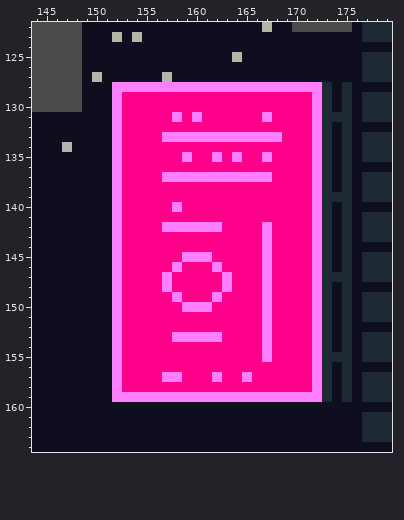
Two states of a pixel-art file, assets/test/test.aseprite. This is how it looked before the edit.
192x200 pixels, 1 frame. Colours within 5 levels of each other are drawn and written as one. Shown: x 144..179, y 122..164.
New version:
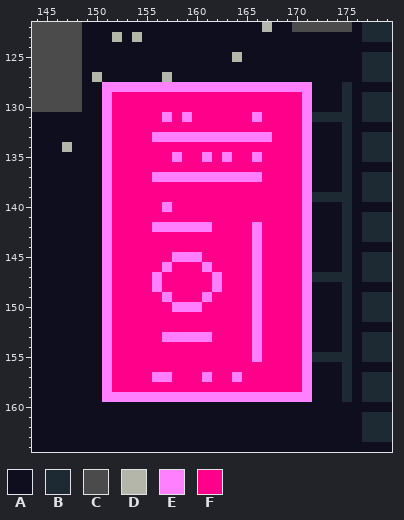
Palette (. is transparent): A #0e0e1e  B #1d2933  C #4b4b4b  D #b4b6aa  E #ff80ff  F #ff008a
The edit:
@@ x 144..179 @@
 127 CCCCCADAAAAAADAAAAAAAAAAAAAAAAAAABBB
-128 CCCCCAAAEEEEEEEEEEEEEEEEEEEEEBABAAAA
-129 CCCCCAAAEFFFFFFFFFFFFFFFFFFFEBABABBB
-130 CCCCCAAAEFFFFFFFFFFFFFFFFFFFEBABABBB
-131 AAAAAAAAEFFFFFEFEFFFFFFEFFFFEBBBABBB
-132 AAAAAAAAEFFFFFFFFFFFFFFFFFFFEBABAAAA
-133 AAAAAAAAEFFFFEEEEEEEEEEEEFFFEBABABBB
-134 AAADAAAAEFFFFFFFFFFFFFFFFFFFEBABABBB
-135 AAAAAAAAEFFFFFFEFFEFEFFEFFFFEBABABBB
-136 AAAAAAAAEFFFFFFFFFFFFFFFFFFFEBABAAAA
-137 AAAAAAAAEFFFFEEEEEEEEEEEFFFFEBABABBB
-138 AAAAAAAAEFFFFFFFFFFFFFFFFFFFEBABABBB
-139 AAAAAAAAEFFFFFFFFFFFFFFFFFFFEBBBABBB
-140 AAAAAAAAEFFFFFEFFFFFFFFFFFFFEBABAAAA
-141 AAAAAAAAEFFFFFFFFFFFFFFFFFFFEBABABBB
-142 AAAAAAAAEFFFFEEEEEEFFFFEFFFFEBABABBB
-143 AAAAAAAAEFFFFFFFFFFFFFFEFFFFEBABABBB
-144 AAAAAAAAEFFFFFFFFFFFFFFEFFFFEBABAAAA
-145 AAAAAAAAEFFFFFFEEEFFFFFEFFFFEBABABBB
-146 AAAAAAAAEFFFFFEFFFEFFFFEFFFFEBABABBB
-147 AAAAAAAAEFFFFEFFFFFEFFFEFFFFEBBBABBB
-148 AAAAAAAAEFFFFEFFFFFEFFFEFFFFEBABAAAA
-149 AAAAAAAAEFFFFFEFFFEFFFFEFFFFEBABABBB
-150 AAAAAAAAEFFFFFFEEEFFFFFEFFFFEBABABBB
-151 AAAAAAAAEFFFFFFFFFFFFFFEFFFFEBABABBB
-152 AAAAAAAAEFFFFFFFFFFFFFFEFFFFEBABAAAA
-153 AAAAAAAAEFFFFFEEEEEFFFFEFFFFEBABABBB
-154 AAAAAAAAEFFFFFFFFFFFFFFEFFFFEBABABBB
-155 AAAAAAAAEFFFFFFFFFFFFFFEFFFFEBBBABBB
-156 AAAAAAAAEFFFFFFFFFFFFFFFFFFFEBABAAAA
-157 AAAAAAAAEFFFFEEFFFEFFEFFFFFFEBABABBB
-158 AAAAAAAAEFFFFFFFFFFFFFFFFFFFEBABABBB
-159 AAAAAAAAEEEEEEEEEEEEEEEEEEEEEBABABBB
+128 CCCCCAAEEEEEEEEEEEEEEEEEEEEEAAABAAAA
+129 CCCCCAAEFFFFFFFFFFFFFFFFFFFEAAABABBB
+130 CCCCCAAEFFFFFFFFFFFFFFFFFFFEAAABABBB
+131 AAAAAAAEFFFFFEFEFFFFFFEFFFFEBBBBABBB
+132 AAAAAAAEFFFFFFFFFFFFFFFFFFFEAAABAAAA
+133 AAAAAAAEFFFFEEEEEEEEEEEEFFFEAAABABBB
+134 AAADAAAEFFFFFFFFFFFFFFFFFFFEAAABABBB
+135 AAAAAAAEFFFFFFEFFEFEFFEFFFFEAAABABBB
+136 AAAAAAAEFFFFFFFFFFFFFFFFFFFEAAABAAAA
+137 AAAAAAAEFFFFEEEEEEEEEEEFFFFEAAABABBB
+138 AAAAAAAEFFFFFFFFFFFFFFFFFFFEAAABABBB
+139 AAAAAAAEFFFFFFFFFFFFFFFFFFFEBBBBABBB
+140 AAAAAAAEFFFFFEFFFFFFFFFFFFFEAAABAAAA
+141 AAAAAAAEFFFFFFFFFFFFFFFFFFFEAAABABBB
+142 AAAAAAAEFFFFEEEEEEFFFFEFFFFEAAABABBB
+143 AAAAAAAEFFFFFFFFFFFFFFEFFFFEAAABABBB
+144 AAAAAAAEFFFFFFFFFFFFFFEFFFFEAAABAAAA
+145 AAAAAAAEFFFFFFEEEFFFFFEFFFFEAAABABBB
+146 AAAAAAAEFFFFFEFFFEFFFFEFFFFEAAABABBB
+147 AAAAAAAEFFFFEFFFFFEFFFEFFFFEBBBBABBB
+148 AAAAAAAEFFFFEFFFFFEFFFEFFFFEAAABAAAA
+149 AAAAAAAEFFFFFEFFFEFFFFEFFFFEAAABABBB
+150 AAAAAAAEFFFFFFEEEFFFFFEFFFFEAAABABBB
+151 AAAAAAAEFFFFFFFFFFFFFFEFFFFEAAABABBB
+152 AAAAAAAEFFFFFFFFFFFFFFEFFFFEAAABAAAA
+153 AAAAAAAEFFFFFEEEEEFFFFEFFFFEAAABABBB
+154 AAAAAAAEFFFFFFFFFFFFFFEFFFFEAAABABBB
+155 AAAAAAAEFFFFFFFFFFFFFFEFFFFEBBBBABBB
+156 AAAAAAAEFFFFFFFFFFFFFFFFFFFEAAABAAAA
+157 AAAAAAAEFFFFEEFFFEFFEFFFFFFEAAABABBB
+158 AAAAAAAEFFFFFFFFFFFFFFFFFFFEAAABABBB
+159 AAAAAAAEEEEEEEEEEEEEEEEEEEEEAAABABBB
 160 AAAAAAAAAAAAAAAAAAAAAAAAAAAAAAAAAAAA
Where, in picture pixels (left, top, right, bottom), the same in both pictures:
changed: (102, 82, 122, 402)
changed: (152, 82, 332, 402)
